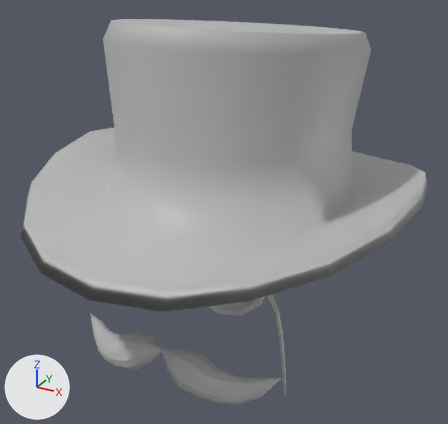
Before and after pictures for a commit that changed the FBX model Models/Hats/NobleHat.fbx.
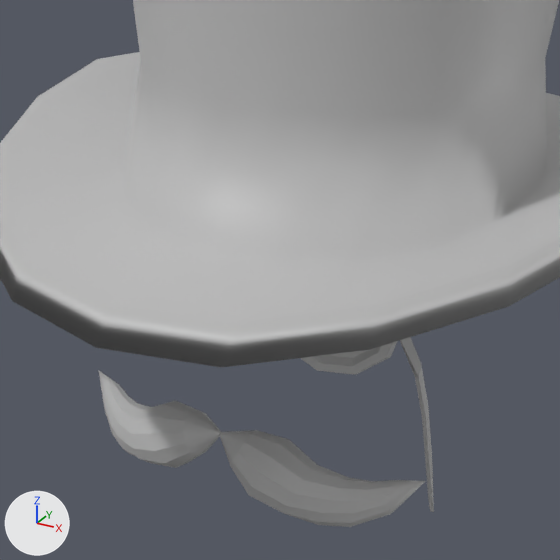
Each version appears first whole from a 50 mm camera at (0.1262, -0.2544, 0.1392) aimed at (-0.0013, -0.0227, 0.0233), and next in a close-up on the part from 7% to 80% of the width and 23% to 100% of the height. Every picture has the same lights, and +X, +Y and +Z are marked at lower left. Where no turn or scale is listed for an object, it has been applied to the vertices.

The scene before the commit, as lines of its bpy script (objects in view):
```python
me_mesh = bpy.data.meshes.new('Mesh')
me_mesh.from_pydata(...)  # 162 vertices, 180 faces; spans x -0.086..0.086, y -0.101..0.101, z 0.006..0.098
me_mesh.materials.append(mat_lambert1)  # grey #bcbcbc
me_mesh_001 = bpy.data.meshes.new('Mesh.001')
me_mesh_001.from_pydata(...)  # 158 vertices, 168 faces; spans x -0.0673..0.0305, y -0.0083..0.0128, z -0.0093..0.0099
me_mesh_001.materials.append(mat_lambert1)  # grey #bcbcbc
me_mesh_002 = bpy.data.meshes.new('Mesh.002')
me_mesh_002.from_pydata(...)  # 97 vertices, 90 faces; spans x -0.0163..0.0163, y -0.0143..0.0143, z -0.0398..0.0398
me_mesh_002.materials.append(mat_lambert1)  # grey #bcbcbc
ob_monocle_glass = bpy.data.objects.new('Monocle_Glass', me_mesh_002)
ob_monocle_glass.location = (0.0281, -0.0603, -0.0082)
ob_moustache = bpy.data.objects.new('Moustache', me_mesh_001)
ob_moustache.location = (0.0192, -0.0798, -0.0239)
ob_noblehat = bpy.data.objects.new('NobleHat', me_mesh)
ob_noblehat.location = (-0.0003, -0.018, 0.0138)
```
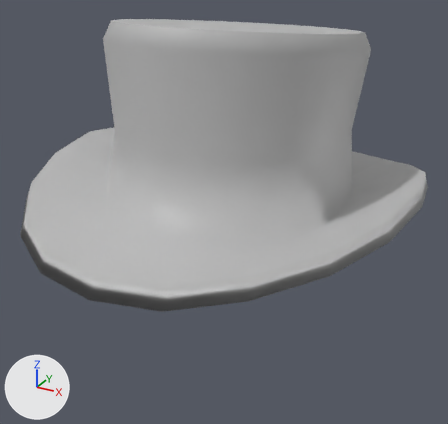
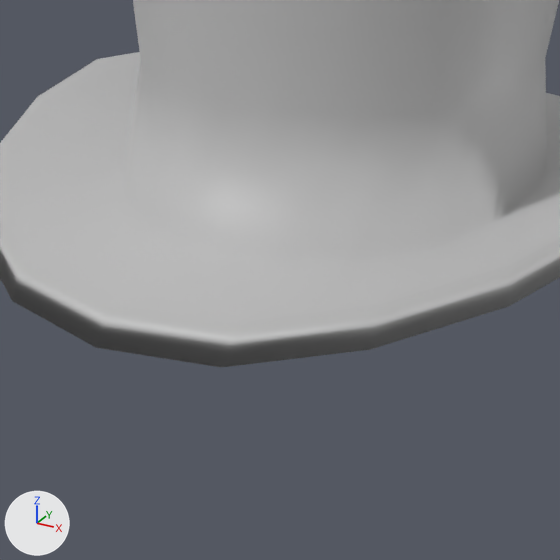
The newer file is also turned or shifted as a whole; pictures and numbers use the older file's frame.

Location of each change, (x1, y1, x2, y2) in pixels of the close-ups (560 x 560 px):
'Moustache', deleted: before (98, 370, 425, 527)
'Monocle_Glass', deleted: before (301, 337, 434, 512)

What the commit changed:
Object 'Moustache' (ob_moustache) is deleted.
Object 'Monocle_Glass' (ob_monocle_glass) is deleted.
